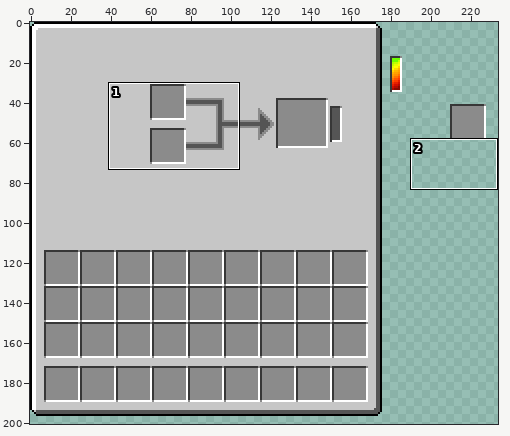
One commit to this sprite sheet: src/main/resources/assets/ae2/textures/guis/spatial_rift_manipulator.png. Above, an overview of the earlier version with the close-up marked.
Close-up. Earlier state:
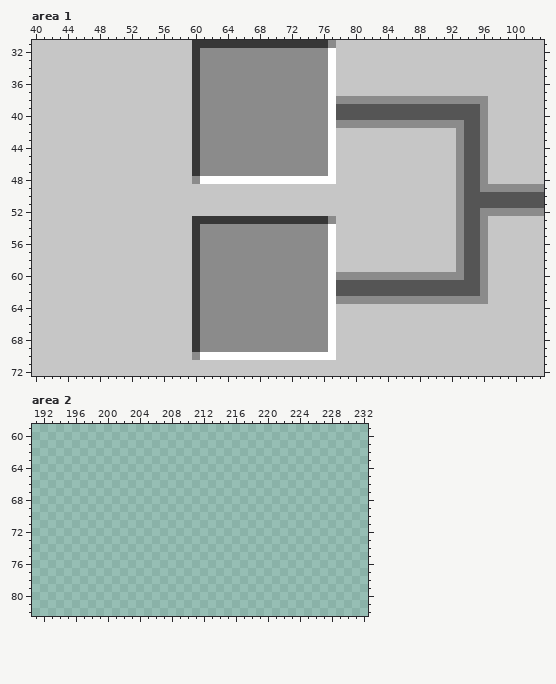
The file is 256x256 pixels. Pixels under 10% opacity are left out. Colours within 5 levels of each other are drawn and written as one. Shown: area 1: x 40..103, y 31..72; area 2: x 191..232, y 59..82. The wide view leaves out empty margins. The commit also changed other parts of the picture, which this record leaves out.
After:
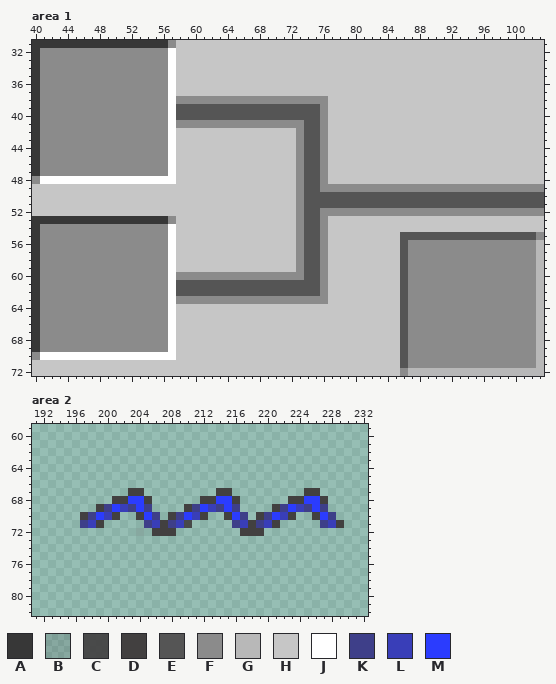
Palette (. is transparent): A #373737  B #4240402d  C #424040ea  D #424040  E #555555  F #8b8b8b  G #b8b8b8  H #c6c6c6  J #ffffff  K #3e3f89  L #393eb8  M #2b3cfe
From old to new:
Changed rows in their new state; - is an unchanged pixel.
Area 1:
first column x 40:
31 AAAAAAAAAAAAAAAAAF--HHHHHHHHHHHHHHHHHH--------------------------
32 AFFFFFFFFFFFFFFFFJ--HHHHHHHHHHHHHHHHHH--------------------------
33 AFFFFFFFFFFFFFFFFJ--HHHHHHHHHHHHHHHHHH--------------------------
34 AFFFFFFFFFFFFFFFFJ--HHHHHHHHHHHHHHHHHH--------------------------
35 AFFFFFFFFFFFFFFFFJ--HHHHHHHHHHHHHHHHHH--------------------------
36 AFFFFFFFFFFFFFFFFJ--HHHHHHHHHHHHHHHHHH--------------------------
37 AFFFFFFFFFFFFFFFFJ--HHHHHHHHHHHHHHHHHH--------------------------
38 AFFFFFFFFFFFFFFFFJFFF----------------HHHHHHHHHHHHHHHHHHHH-------
39 AFFFFFFFFFFFFFFFFJEEEEEEEEEEEEEEEEEE-HHHHHHHHHHHHHHHHHHHH-------
40 AFFFFFFFFFFFFFFFFJEEEEEEEEEEEEEEEEEE-HHHHHHHHHHHHHHHHHHHH-------
41 AFFFFFFFFFFFFFFFFJFFF-------------EE-HHHHHHHHHHHHHHHHHHHH-------
42 AFFFFFFFFFFFFFFFFJ--HHHHHHHHHHHHH-EE-H---------------HHHH-------
43 AFFFFFFFFFFFFFFFFJ--HHHHHHHHHHHHH-EE-H---------------HHHH-------
44 AFFFFFFFFFFFFFFFFJ--HHHHHHHHHHHHH-EE-H---------------HHHH-------
45 AFFFFFFFFFFFFFFFFJ--HHHHHHHHHHHHH-EE-H---------------HHHH-------
46 AFFFFFFFFFFFFFFFFJ--HHHHHHHHHHHHH-EE-H---------------HHHH-------
47 AFFFFFFFFFFFFFFFFJ--HHHHHHHHHHHHH-EE-H---------------HHHH-------
48 FJJJJJJJJJJJJJJJJJ--HHHHHHHHHHHHHFEEFH---------------HHHH-------
49 ---------------------------------FEEFFFFFFFFFFFFFFFFF-FF--------
50 ---------------------------------FEEEEEEEEEEEEEEEEEEEE----------
51 ---------------------------------FEEEEEEEEEEEEEEEEEEEE----------
52 ---------------------------------FEEFFFFFFFFFFFFFFFFF-FF--------
53 AAAAAAAAAAAAAAAAAF--HHHHHHHHHHHHHFEEFH---------------HHHH-------
54 AFFFFFFFFFFFFFFFFJ--HHHHHHHHHHHHH-EE-H---------------HHHH-------
55 AFFFFFFFFFFFFFFFFJ--HHHHHHHHHHHHH-EE-H--------EEEEEEEE--EEEEEEEF
56 AFFFFFFFFFFFFFFFFJ--HHHHHHHHHHHHH-EE-H--------EFFFFFF-FF-FFFFFFG
57 AFFFFFFFFFFFFFFFFJ--HHHHHHHHHHHHH-EE-H--------EFFFFFF-FF-FFFFFFG
58 AFFFFFFFFFFFFFFFFJ--HHHHHHHHHHHHH-EE-H--------EFFFFFF-FF-FFFFFFG
59 AFFFFFFFFFFFFFFFFJ--HHHHHHHHHHHHH-EE-H--------EFFFFFF-FF-FFFFFFG
60 AFFFFFFFFFFFFFFFFJFFF-------------EE-HHHHHHHHHE-------FF-FFFFFFG
61 AFFFFFFFFFFFFFFFFJEEEEEEEEEEEEEEEEEE-HHHHHHHHH-FFFFFFFFF-FFFFFFG
62 AFFFFFFFFFFFFFFFFJEEEEEEEEEEEEEEEEEE-HHHHHHHHH-FFFFFFFFF-FFFFFFG
63 AFFFFFFFFFFFFFFFFJFFF----------------HHHHHHHHHE----------FFFFFFG
64 AFFFFFFFFFFFFFFFFJ--HHHHHHHHHHHHHHHHHH--------EFFFFFFFFFFFFFFFFG
65 AFFFFFFFFFFFFFFFFJ--HHHHHHHHHHHHHHHHHH--------EFFFFFFFFFFFFFFFFG
66 AFFFFFFFFFFFFFFFFJ--HHHHHHHHHHHHHHHHHH--------EFFFFFFFFFFFFFFFFG
67 AFFFFFFFFFFFFFFFFJ--HHHHHHHHHHHHHHHHHH--------EFFFFFFFFFFFFFFFFG
68 AFFFFFFFFFFFFFFFFJ--HHHHHHHHHHHHHHHHHH--------EFFFFFFFFFFFFFFFFG
69 AFFFFFFFFFFFFFFFFJ--HHHHHHHHHHHHHHHHHH--------EFFFFFFFFFFFFFFFFG
70 FJJJJJJJJJJJJJJJJJ--HHHHHHHHHHHHHHHHHH--------EFFFFFFFFFFFFFFFFG
71 ----------------------------------------------EFFFFFFFFFFFFFFFFG
72 ----------------------------------------------FGGGGGGGGGGGGGGGGG
Area 2:
first column x 197:
67 ------DD---------DD---------DD---
68 ----DDMMD------DDMMD------DDMMD--
69 --DKMLKMK----DKMLKMK----DKMLKMK--
70 DKMLD--DMK-DKMLD--DMK-DKMLD--DMK-
71 KLD-----KLDKLC-----KLDKLD-----KLD
72 -------B-DDD--------DDD----------
Where, in picture pixels (left, top, right, bottom), the same in both close-ups:
changed: (32, 40, 544, 376)
added: (80, 488, 344, 536)
